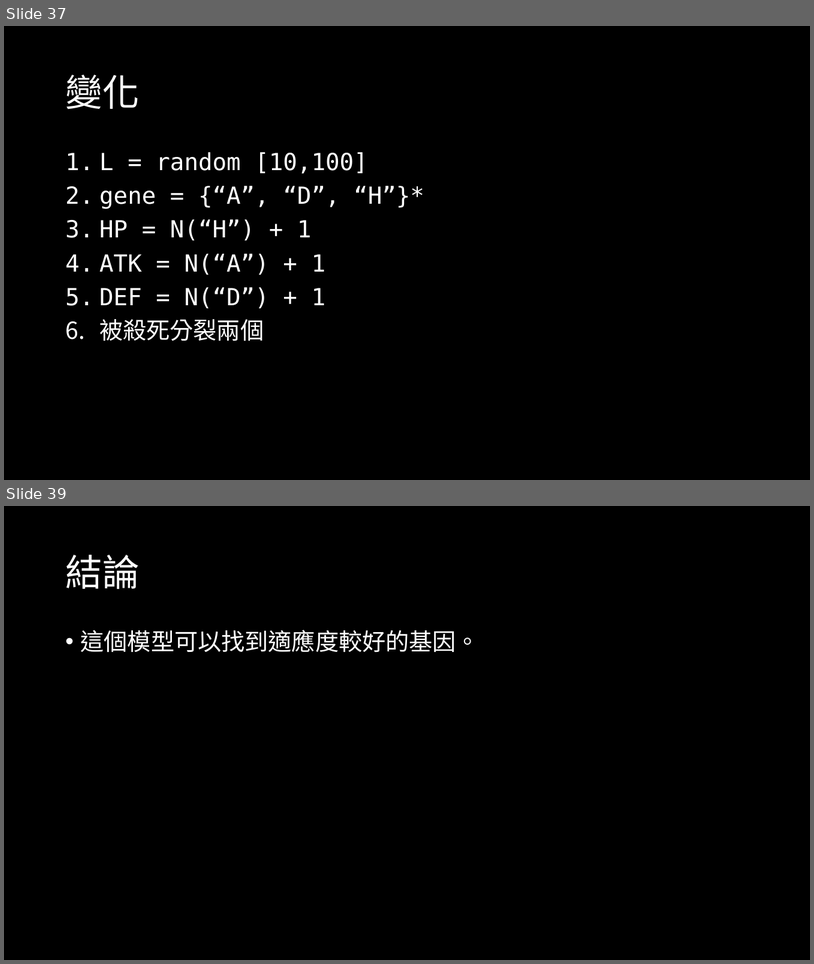
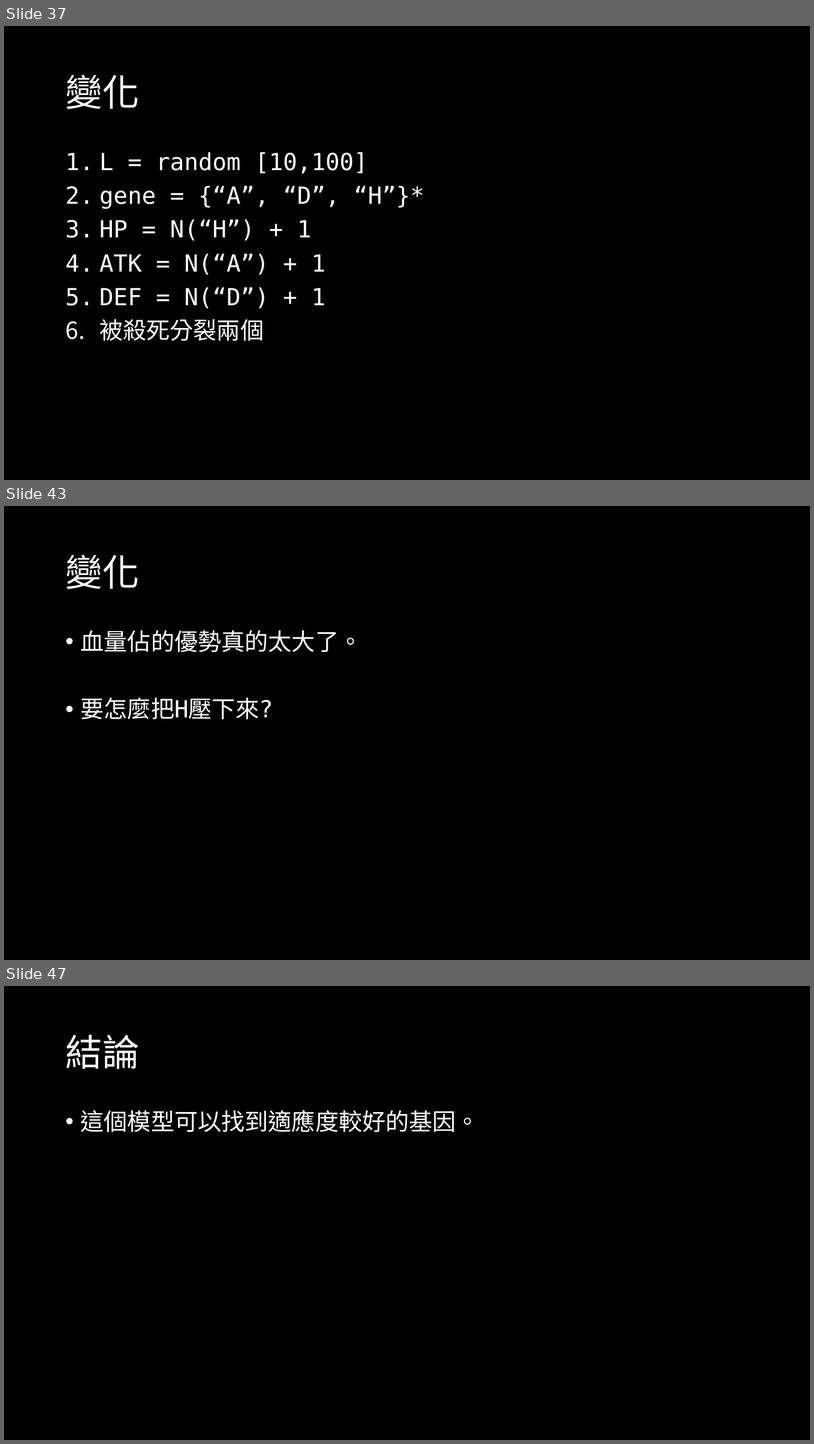
Before and after one commit to OEmiliatanO/CSE_intro_to_AI, a slide deck: 人工智慧導論期末報告 B103040012 謝承翰.pptx. Shown one above the other, each under a label of ours: slides 37 and 39 before the commit, slides 37, 43 and 47 after it; the slides between them are not shown. The pictures are 814x964 and 814x1444 pixels, drawn with LibreOffice and Linux fonts; fonts in the diff are those of the drawing. Boxes give left, top, right and bottom in pixels: in the first picture for what was removed or moved away, otherwise in the second. Text is boxed around its words. In the diff, an @@ line names an element or a change of style, - is before the commit and + after.

```diff
--- a/人工智慧導論期末報告 B103040012 謝承翰.pptx
+++ b/人工智慧導論期末報告 B103040012 謝承翰.pptx
@@ slide 43 added at (x1=4, y1=506, x2=810, y2=960), background #000000 @@
@@ title added at (x1=65, y1=555, x2=139, y2=589), 44 pt, text #FFFFFF @@
+變化
@@ text added at (x1=81, y1=630, x2=363, y2=719), 28 pt, text #FFFFFF @@
+• 血量佔的優勢真的太大了。
+• 要怎麼把H壓下來?
@@ what was slide 39 is now slide 47 @@
```
Also in this commit, not shown: 11 slides changed, 7 other slides added.
